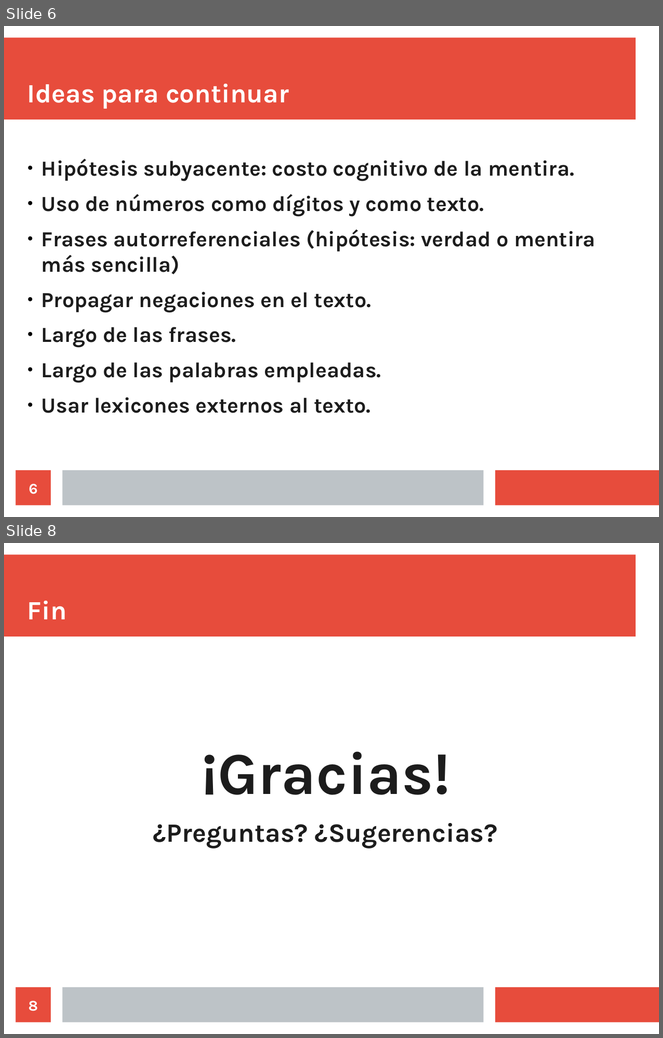
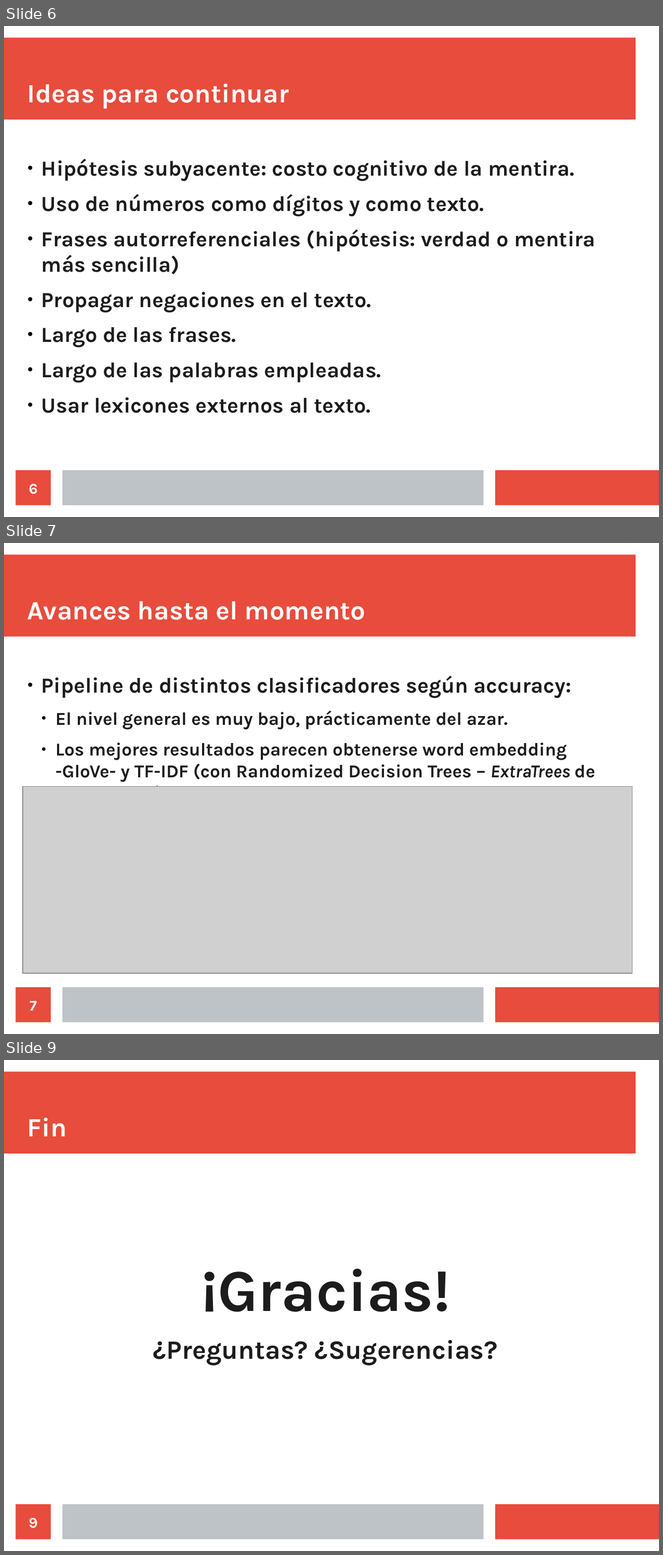
Before and after one commit to jpilorget/textmining-pf, a slide deck: presentacion_trabajo.odp. Shown one above the other, each under a label of ours: slides 6 and 8 before the commit, slides 6, 7 and 9 after it; the slides between them are not shown. The pictures are 663x1038 and 663x1555 pixels, drawn with LibreOffice and Linux fonts; fonts in the diff are those of the drawing; grey boxes stand for pictures. Boxes give left, top, right and bottom in pixels: in the first picture for what was removed or moved away, otherwise in the second. Text is boxed around its words. In the diff, an @@ line names an element or a change of style, - is before the commit and + after.

```diff
--- a/presentacion_trabajo.odp
+++ b/presentacion_trabajo.odp
@@ slide 7 added at (4,543,659,1034), background #FFFFFF; not listed: 3 template elements that a slide beside it also shows @@
@@ title added at (27,601,366,620), 32 pt, text #FFFFFF, bold @@
+Avances hasta el momento
@@ text added at (41,676,595,787), 22 pt, text #1C1C1C, bold @@
+● Pipeline de distintos clasificadores según accuracy:
+  ● El nivel general es muy bajo, prácticamente del azar.
+  ● Los mejores resultados parecen obtenerse word embedding -GloVe- y TF-IDF (con Randomized Decision Trees – ExtraTrees de scikit-learn) .
@@ picture added at (22,787,633,974) @@
@@ page number added at (16,988,51,1023), fill #E74C3C, 18 pt, text #FFFFFF, bold @@
+7
@@ what was slide 8 is now slide 9 @@
@@ page number at (29,1518,38,1529): text changed @@
-8
+9
```
Also in this commit, not shown: 2 slides changed, 1 other file.
